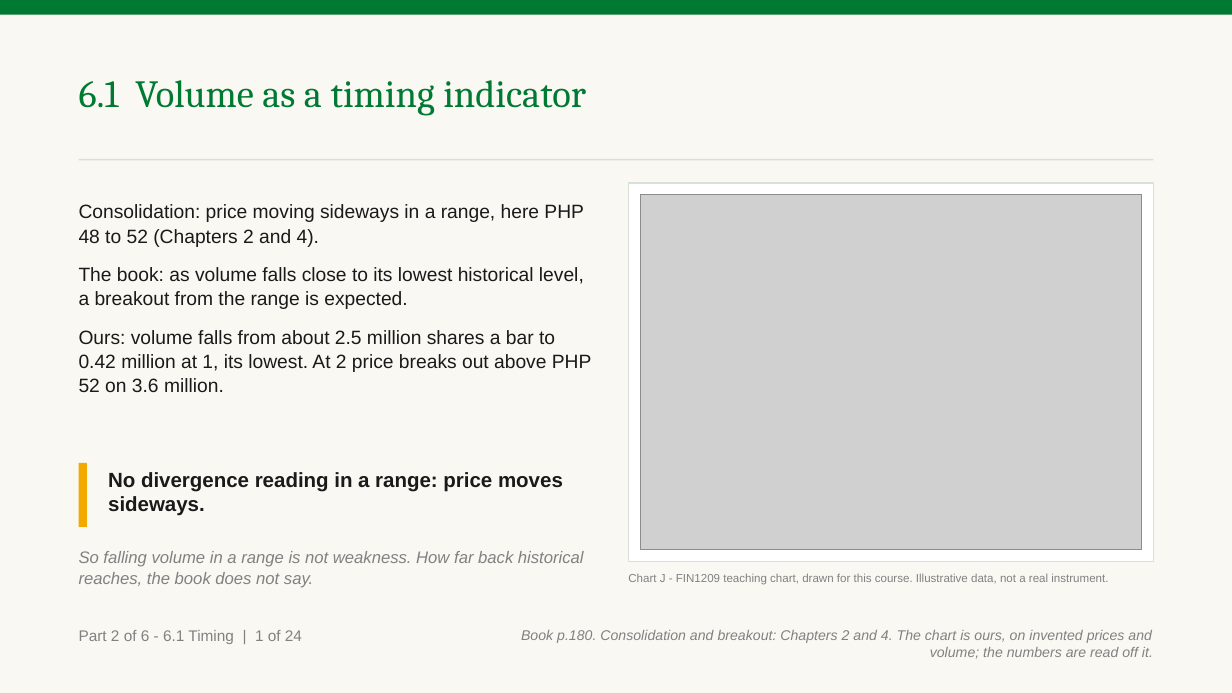
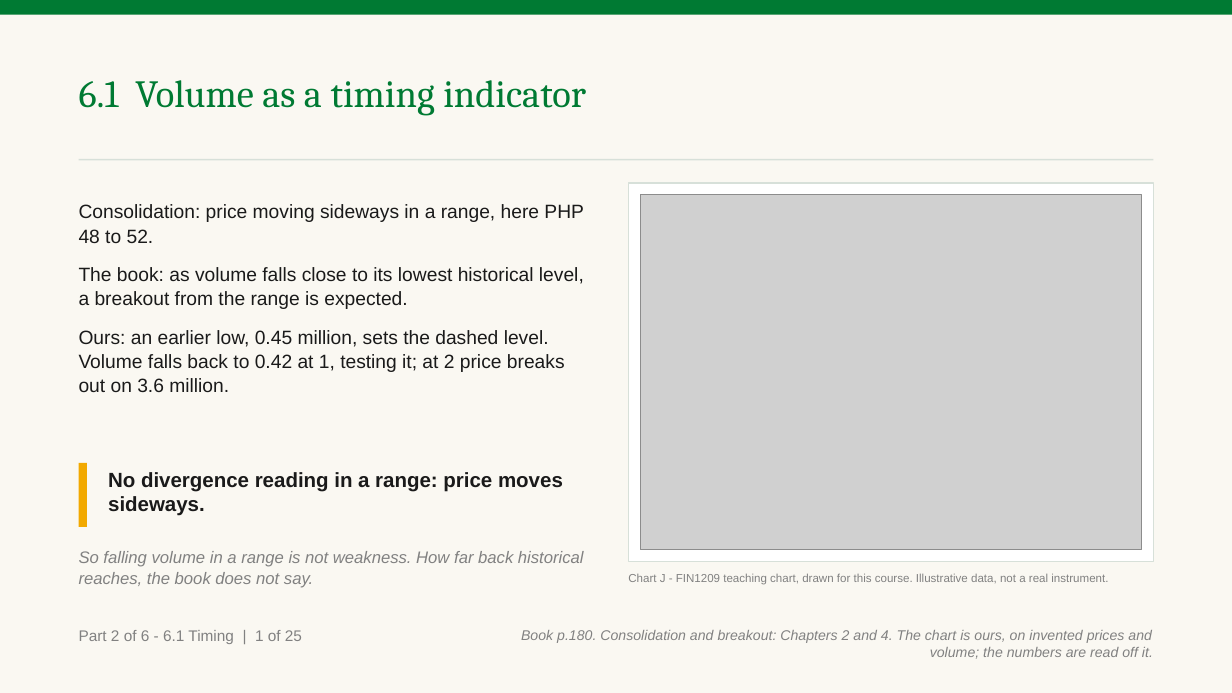
Before and after one commit to benjiesotelo-sudo/Telos_FIN1209, a slide deck: slide 35 of chapter-06/FIN1209-Chapter-06.pptx. Drawn at 1232x693 pixels with LibreOffice and Linux fonts; fonts in the diff are those of the drawing; grey boxes stand for pictures. Boxes give left, top, right and bottom in pixels: in the first picture for what was removed or moved away, otherwise in the second. Text is boxed around its words. In the diff, an @@ line names an element or a change of style, - is before the commit and + after.

Commit message:
Chapter 6 Part 2: fix the fresh reader's ten findings
- Figure 6.15's two volatility lines are read apart: noise below about
  15, and the historical volatility level near 40, which only the
  spikes at 1 and 2 reach.
- The undervalued slide says where its buy signals come from: another
  method, which the VWMA only filters.
- Chart J's level is set by an earlier low that volume falls back to
  test, and the slide and its follow-on say what to do.
- The 2-sigma slide points to its line on Figure 6.14 and says why the
  line steps up and back down.
- Chart K's line is the low set at 1.
- VWAP is spelt out, the quiet-pair case is worked in numbers, and the
  caution slide says what to do.
- A follow-on, "Reading a low volume turn", says what a low volume top
  or bottom means and what to do.

Part 2 is 31 slides; the teaching deck has 146 and the student edition
108. No check, answer or title changed.

```diff
--- a/chapter-06/FIN1209-Chapter-06.pptx
+++ b/chapter-06/FIN1209-Chapter-06.pptx
@@ text at (79, 204, 584, 243): text changed @@
-Consolidation: price moving sideways in a range, here PHP 48 to 52 (Chapters 2 and 4).
+Consolidation: price moving sideways in a range, here PHP 48 to 52.
@@ text at (79, 330, 565, 392): text changed @@
-Ours: volume falls from about 2.5 million shares a bar to 0.42 million at 1, its lowest. At 2 price breaks out above PHP 52 on 3.6 million.
+Ours: an earlier low, 0.45 million, sets the dashed level. Volume falls back to 0.42 at 1, testing it; at 2 price breaks out on 3.6 million.
@@ text at (79, 630, 302, 644): text changed @@
-Part 2 of 6 - 6.1 Timing | 1 of 24
+Part 2 of 6 - 6.1 Timing | 1 of 25
```
Also in this commit, not shown: 23 other slides changed, 1 slide added, 3 other files.
